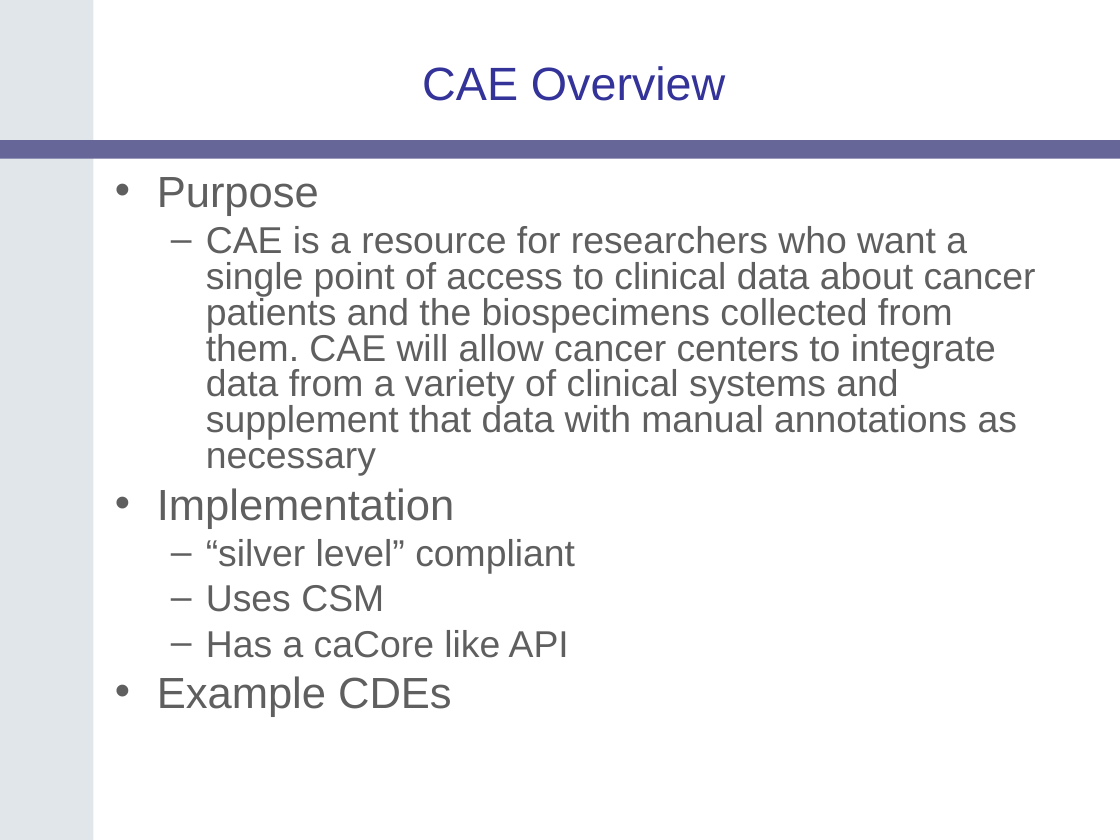
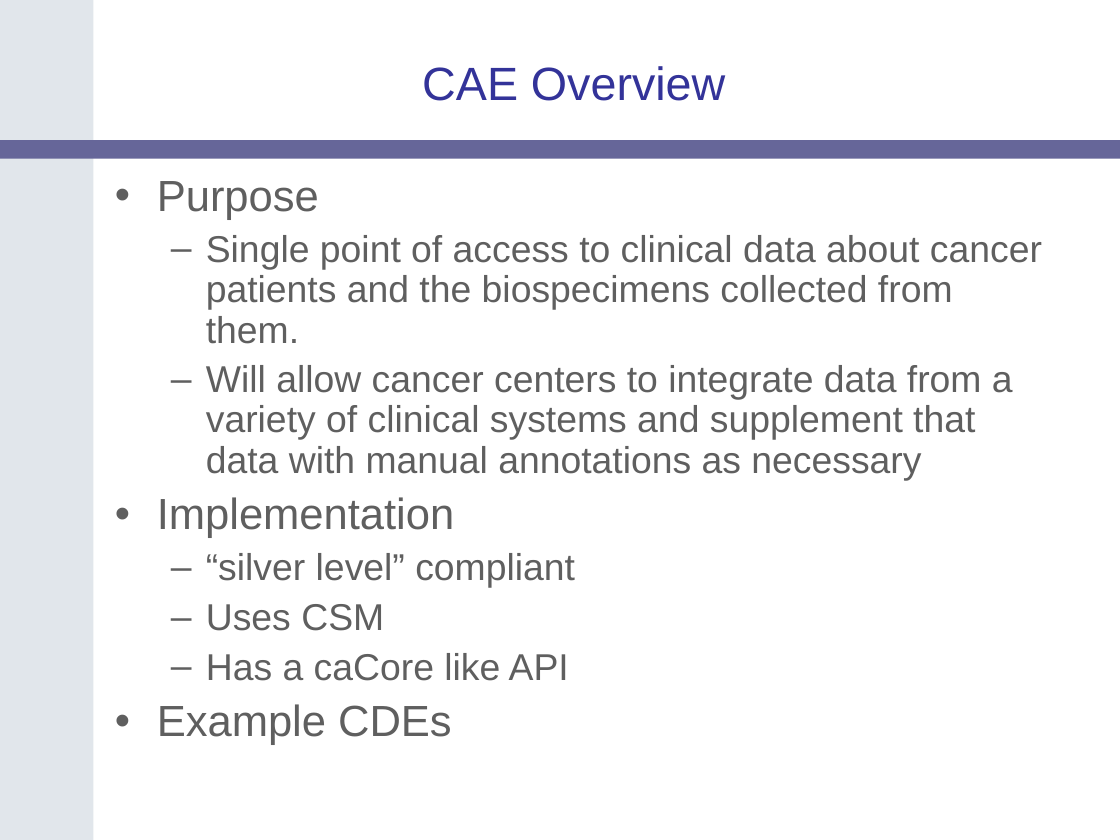
Before and after one commit to NCIP/catrip, a slide deck: slide 11 of catrip/documentation/presentations/catrip_f2f_2006_05/catrip_f2f_introduction_2006_05.ppt. Drawn at 1120x840 pixels with LibreOffice and Linux fonts; fonts in the diff are those of the drawing; background and template pictures are left out. Boxes give left, top, right and bottom in pixels: in the first picture for what was removed or moved away, otherwise in the second. Text is boxed around its words. In the diff, an @@ line names an element or a change of style, - is before the commit and + after.

```diff
--- a/catrip/documentation/presentations/catrip_f2f_2006_05/catrip_f2f_introduction_2006_05.ppt
+++ b/catrip/documentation/presentations/catrip_f2f_2006_05/catrip_f2f_introduction_2006_05.ppt
@@ text at (157, 181, 575, 745): line spacing 0.8 to 0.9 @@
@@ text at (206, 235, 1042, 480): text changed @@
-  – CAE is a resource for researchers who want a single point of access to clinical data about cancer patients and the biospecimens collected from them. CAE will allow cancer centers to integrate data from a variety of clinical systems and supplement that data with manual annotations as necessary
+  – Single point of access to clinical data about cancer patients and the biospecimens collected from them.
+  – Will allow cancer centers to integrate data from a variety of clinical systems and supplement that data with manual annotations as necessary
```
Also in this commit, not shown: 7 other slides changed.
